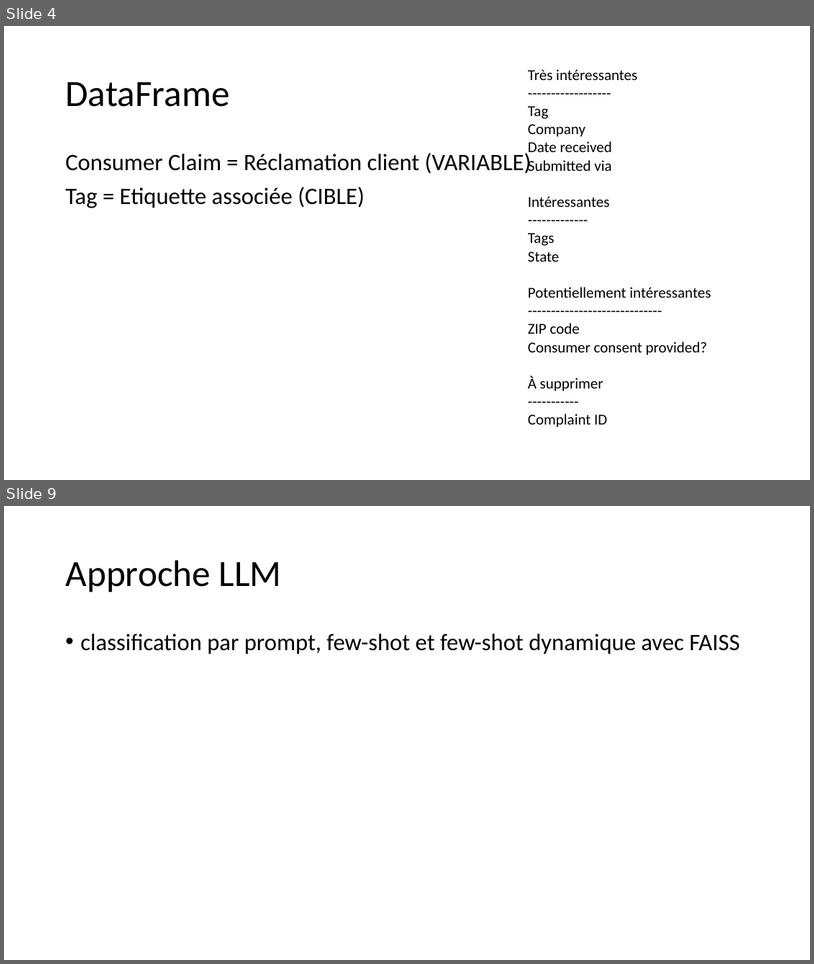
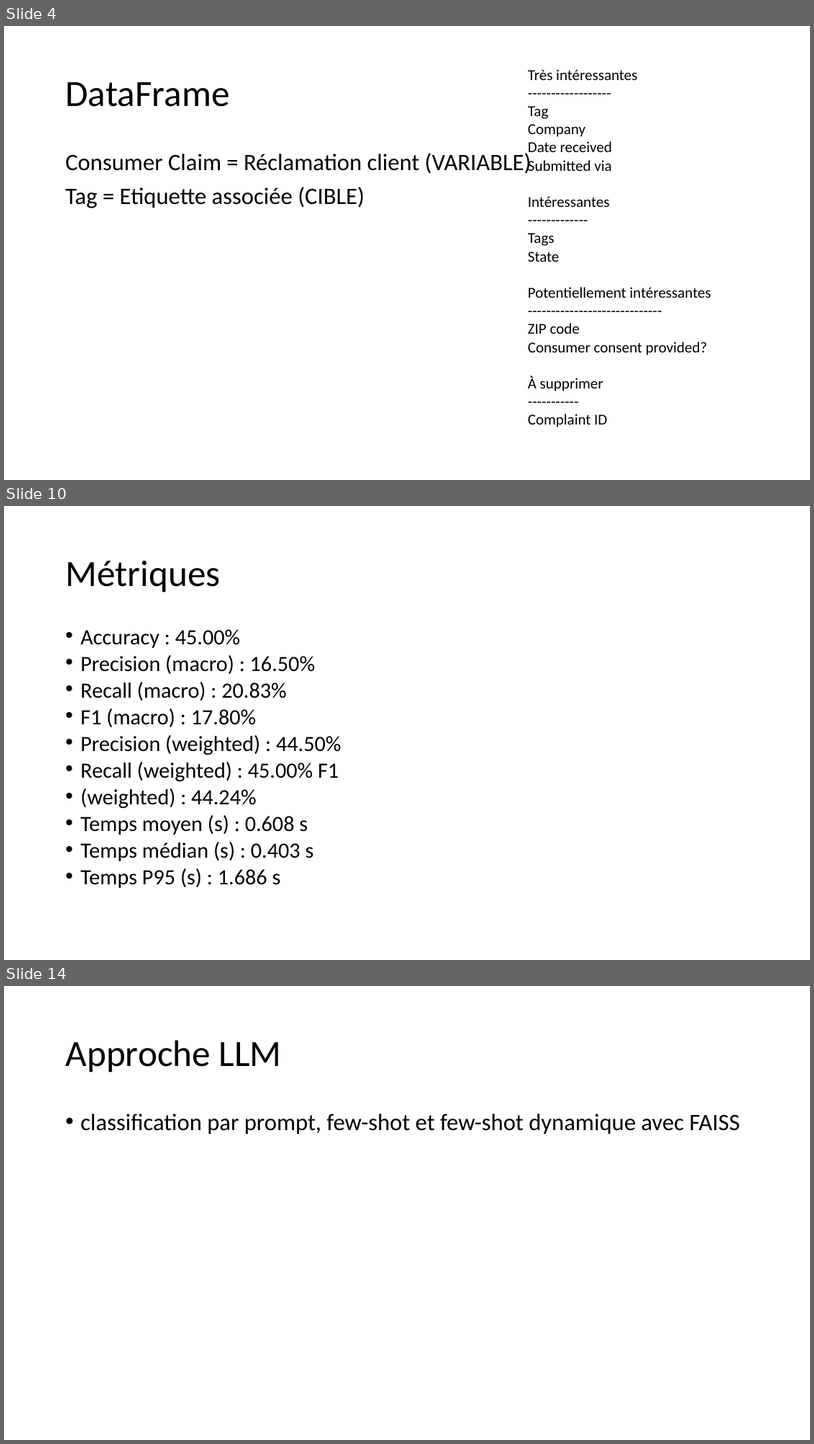
Before and after one commit to Ace4teaM/OCR-ZenAssist, a slide deck: Présentation.pptx. Shown one above the other, each under a label of ours: slides 4 and 9 before the commit, slides 4, 10 and 14 after it; the slides between them are not shown. The pictures are 814x964 and 814x1444 pixels, drawn with LibreOffice and Linux fonts; fonts in the diff are those of the drawing. Boxes give left, top, right and bottom in pixels: in the first picture for what was removed or moved away, otherwise in the second. Text is boxed around its words. In the diff, an @@ line names an element or a change of style, - is before the commit and + after.

```diff
--- a/Présentation.pptx
+++ b/Présentation.pptx
@@ slide 10 added at box(4, 506, 810, 960), background #FFFFFF @@
@@ title added at box(65, 560, 220, 592), 44 pt, text #000000 @@
+Métriques
@@ text added at box(80, 629, 341, 888), 25.9 pt, text #000000 @@
+• Accuracy : 45.00%
+• Precision (macro) : 16.50%
+• Recall (macro) : 20.83%
+• F1 (macro) : 17.80%
+• Precision (weighted) : 44.50%
+• Recall (weighted) : 45.00% F1
+• (weighted) : 44.24%
+• Temps moyen (s) : 0.608 s
+• Temps médian (s) : 0.403 s
+• Temps P95 (s) : 1.686 s
@@ what was slide 9 is now slide 14 @@
```
Also in this commit, not shown: 3 slides changed, 10 other slides added, 2 slides removed, 6 other files.
